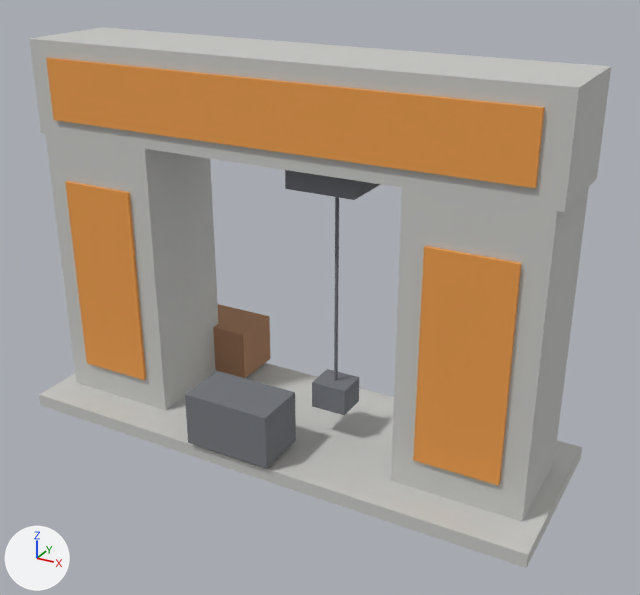
A saved change to the glTF model games/unreal2_mods/U2Avalon/Models/glb/dock_crane_script.glb.
Rendered twice from a 50 mm camera at (17.8, -30.2, 22.0) aimed at (1.3, -0.1, 7.0). Arrows for +X, +Y and +Z are at lower left; the lights stay in place. The picture after the commit comes second. Where no turn or scale is listed for an object, it has been applied to the vertices.

Script lines for the objects in view, before the commit:
```python
ob_cube = bpy.data.objects.new('Cube', me_cube)
ob_cube.location = (0.0, 0.0, 0.3)
ob_cube_001 = bpy.data.objects.new('Cube.001', me_cube_001)
ob_cube_001.location = (-8.5, 0.0, 6.5)
ob_cube_002 = bpy.data.objects.new('Cube.002', me_cube_002)
ob_cube_002.location = (-8.5, -2.3, 6.5)
ob_cube_003 = bpy.data.objects.new('Cube.003', me_cube_003)
ob_cube_003.location = (8.5, 0.0, 6.5)
ob_cube_004 = bpy.data.objects.new('Cube.004', me_cube_004)
ob_cube_004.location = (8.5, -2.3, 6.5)
ob_cube_005 = bpy.data.objects.new('Cube.005', me_cube_005)
ob_cube_005.location = (0.0, 0.0, 15.0)
ob_cube_006 = bpy.data.objects.new('Cube.006', me_cube_006)
ob_cube_006.location = (0.0, -2.3, 15.0)
ob_cube_008 = bpy.data.objects.new('Cube.008', me_cube_008)
ob_cube_008.location = (2.0, 0.0, 2.6)
ob_cube_010 = bpy.data.objects.new('Cube.010', me_cube_010)
ob_cube_010.location = (-1.0, -3.0, 2.0)
# also in view: 'Cube.007' at (2.0, 0.0, 12.8); 'Cube.009' at (-6.0, 3.0, 2.0)
```
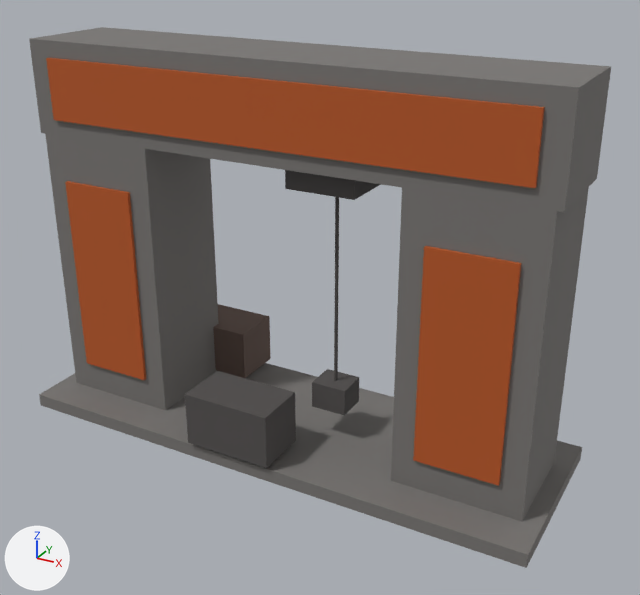
Pixel boxes [x1, y1, x2, y2] of what changed, in the pictures (640 x 595 px):
'Cube.005', recoloured (light grey to grey): [29, 27, 611, 212] in both
'Cube.006', recoloured (darker): [46, 58, 545, 188] in both
'Cube.003', recoloured (light grey to grey): [391, 187, 589, 521] in both
'Cube', recoloured (light grey to grey): [39, 363, 582, 568] in both
'Cube.001', recoloured (light grey to grey): [45, 134, 219, 410] in both
'Cube.004', recoloured (darker): [413, 246, 521, 486] in both
'Cube.002', recoloured (darker): [65, 181, 146, 380] in both
'Cube.010', recoloured (grey to dark grey): [185, 371, 296, 468] in both
'Cube.009', recoloured (darker): [213, 304, 271, 378] in both
'Cube.008', recoloured (grey to dark grey): [312, 369, 359, 415] in both
'Cube.007', recoloured (grey to dark grey): [285, 170, 381, 200] in both
'Cylinder', recoloured (grey to dark grey): [334, 197, 339, 381] in both

The change, as a list of edits to the scene's bpy script:
```text
Change mat_concrete:
    mat_concrete.base_color: (0.58, 0.58, 0.56) -> (0.19, 0.18, 0.172)  # light grey #c8c8c5 -> grey #797673
Change mat_orange:
    mat_orange.base_color: (0.85, 0.34, 0.07) -> (0.48, 0.095, 0.015)  # orange #ed9e4b -> orange #b85721
Change mat_dark:
    mat_dark.base_color: (0.18, 0.19, 0.21) -> (0.085, 0.078, 0.076)  # grey #76797e -> dark grey #524f4e
Change mat_rust:
    mat_rust.base_color: (0.42, 0.22, 0.12) -> (0.135, 0.09, 0.074)  # brown #ad8161 -> brown #67554d
```
